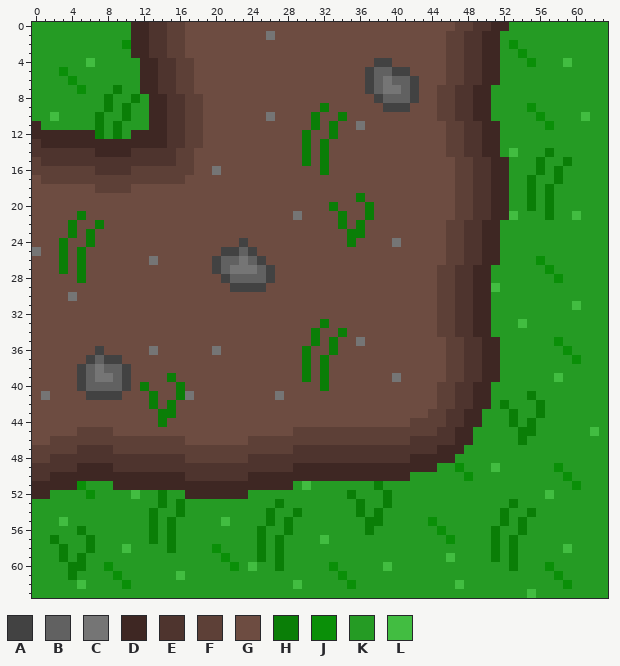
Pixel-art sprite: graphics/gras/path_l-u.png. The picture above is the old version.
The file is 64x64 pixels.
Palette (. is transparent): A #424242  B #616161  C #757575  D #3e2723  E #4e342e  F #5d4037  G #6d4c41  H #0a7e07  J #0a8f08  K #259b24  L #42bd41
Now the later version:
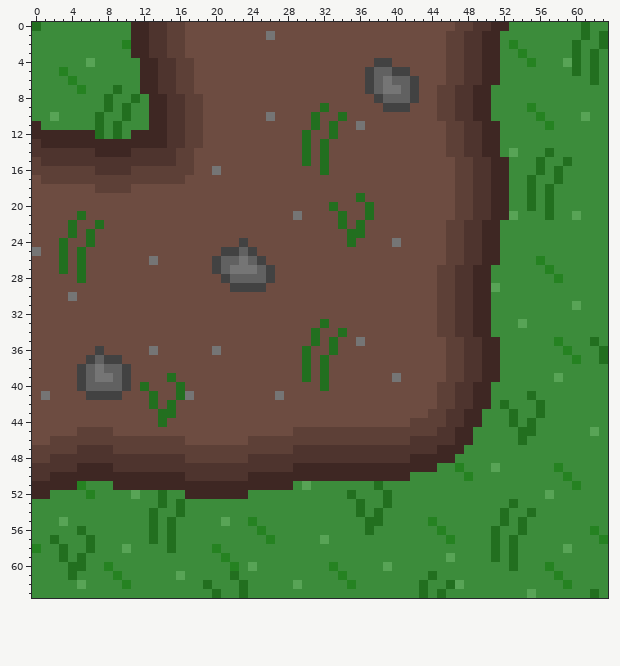
Difference:
{"colour":"H","old":"#0a7e07","new":"#226f1f"}
{"colour":"J","old":"#0a8f08","new":"#258221"}
{"colour":"K","old":"#259b24","new":"#3c8c3b"}
{"colour":"L","old":"#42bd41","new":"#58a456"}
{"y":0,"x":0,"old":"K","new":"H"}
{"y":0,"x":61,"old":"K","new":"H"}
{"y":1,"x":61,"old":"K","new":"H"}
{"y":1,"x":63,"old":"K","new":"H"}
{"y":2,"x":60,"old":"K","new":"H"}
{"y":2,"x":63,"old":"K","new":"H"}
{"y":3,"x":60,"old":"K","new":"H"}
{"y":3,"x":62,"old":"K","new":"H"}
{"y":4,"x":60,"old":"K","new":"H"}
{"y":4,"x":62,"old":"K","new":"H"}
{"y":5,"x":60,"old":"K","new":"H"}
{"y":5,"x":62,"old":"K","new":"H"}
{"y":6,"x":62,"old":"K","new":"H"}
{"y":35,"x":62,"old":"K","new":"H"}
{"y":36,"x":63,"old":"K","new":"H"}
{"y":37,"x":63,"old":"K","new":"H"}
{"y":53,"x":27,"old":"H","new":"K"}
{"y":54,"x":26,"old":"H","new":"K"}
{"y":54,"x":29,"old":"H","new":"K"}
{"y":55,"x":24,"old":"K","new":"J"}
{"y":55,"x":26,"old":"H","new":"K"}
{"y":55,"x":28,"old":"H","new":"K"}
{"y":56,"x":25,"old":"H","new":"J"}
{"y":56,"x":28,"old":"H","new":"K"}
{"y":56,"x":62,"old":"K","new":"J"}
{"y":57,"x":25,"old":"HKH","new":"KJK"}
{"y":57,"x":63,"old":"K","new":"J"}
{"y":58,"x":0,"old":"K","new":"J"}
{"y":58,"x":25,"old":"H","new":"K"}
{"y":58,"x":27,"old":"H","new":"K"}
{"y":59,"x":25,"old":"H","new":"K"}
{"y":59,"x":27,"old":"H","new":"K"}
{"y":60,"x":27,"old":"H","new":"K"}
{"y":61,"x":22,"old":"K","new":"H"}
{"y":61,"x":44,"old":"K","new":"H"}
{"y":62,"x":19,"old":"K","new":"H"}
{"y":62,"x":23,"old":"K","new":"H"}
{"y":62,"x":43,"old":"K","new":"H"}
{"y":62,"x":46,"old":"K","new":"H"}
{"y":63,"x":20,"old":"K","new":"H"}
{"y":63,"x":23,"old":"K","new":"H"}
{"y":63,"x":43,"old":"K","new":"H"}
{"y":63,"x":45,"old":"K","new":"H"}
{"y":63,"x":62,"old":"K","new":"H"}
